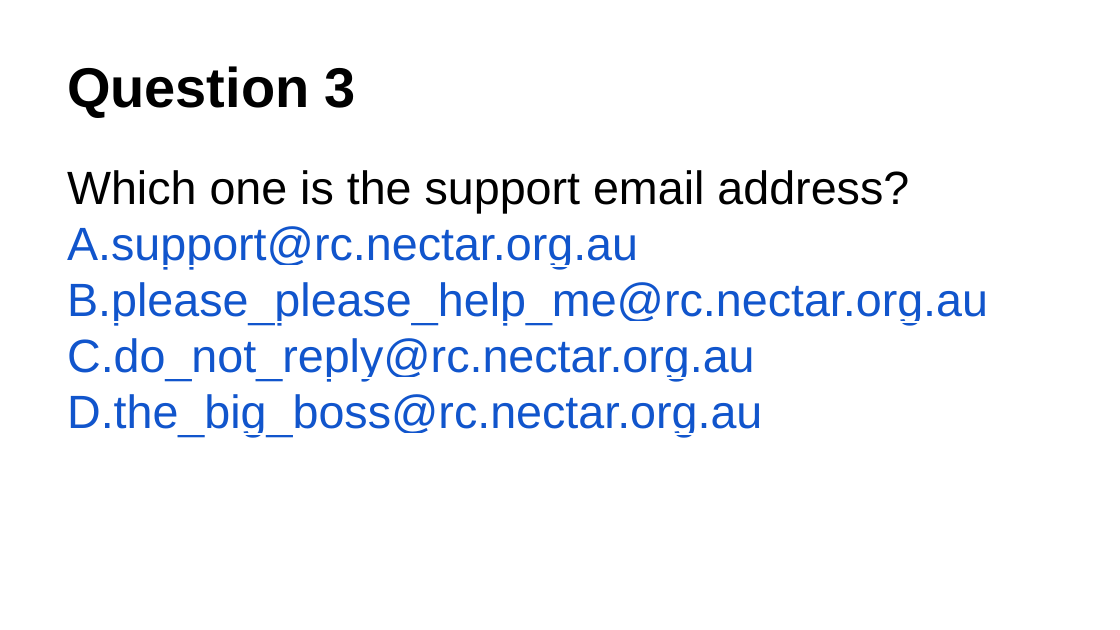
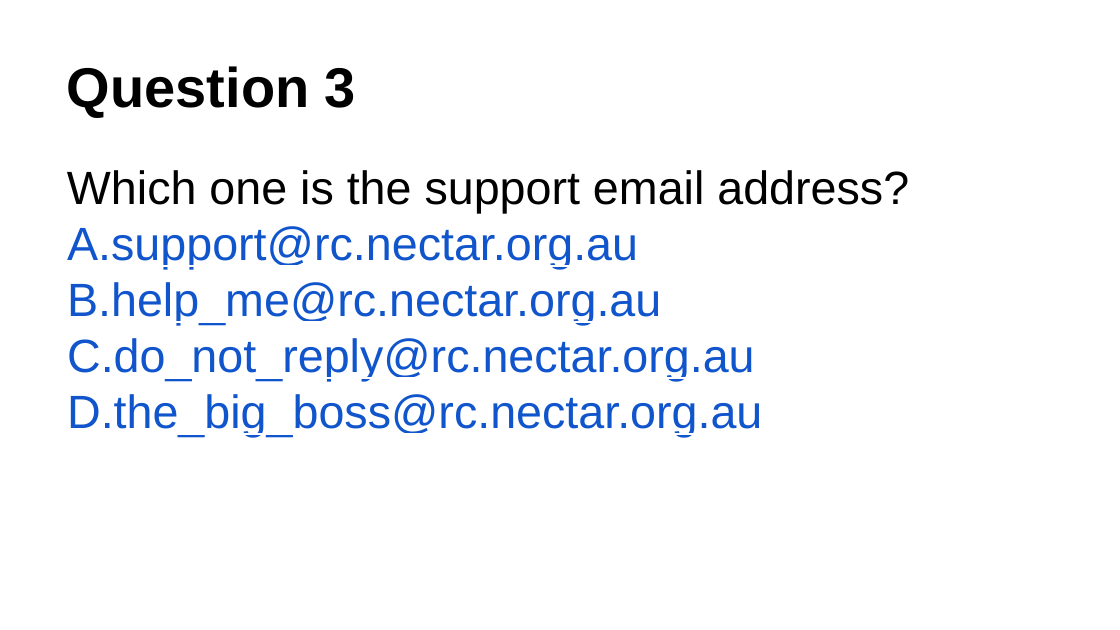
Before and after one commit to resbaz/nectar-cloud-lessons, a slide deck: slide 4 of Lessons/Lesson_I/Lesson_I_Questions.pptx. Drawn at 1120x630 pixels with LibreOffice and Linux fonts; fonts in the diff are those of the drawing. Boxes give left, top, right and bottom in pixels: in the first picture for what was removed or moved away, otherwise in the second. Text is boxed around its words. In the diff, an @@ line names an element or a change of style, - is before the commit and + after.

```diff
--- a/Lessons/Lesson_I/Lesson_I_Questions.pptx
+++ b/Lessons/Lesson_I/Lesson_I_Questions.pptx
@@ text at (67,282,661,326): text changed @@
-B. please_please_help_me@rc.nectar.org.au
+B. help_me@rc.nectar.org.au
```
Also in this commit, not shown: 1 other slide changed.
